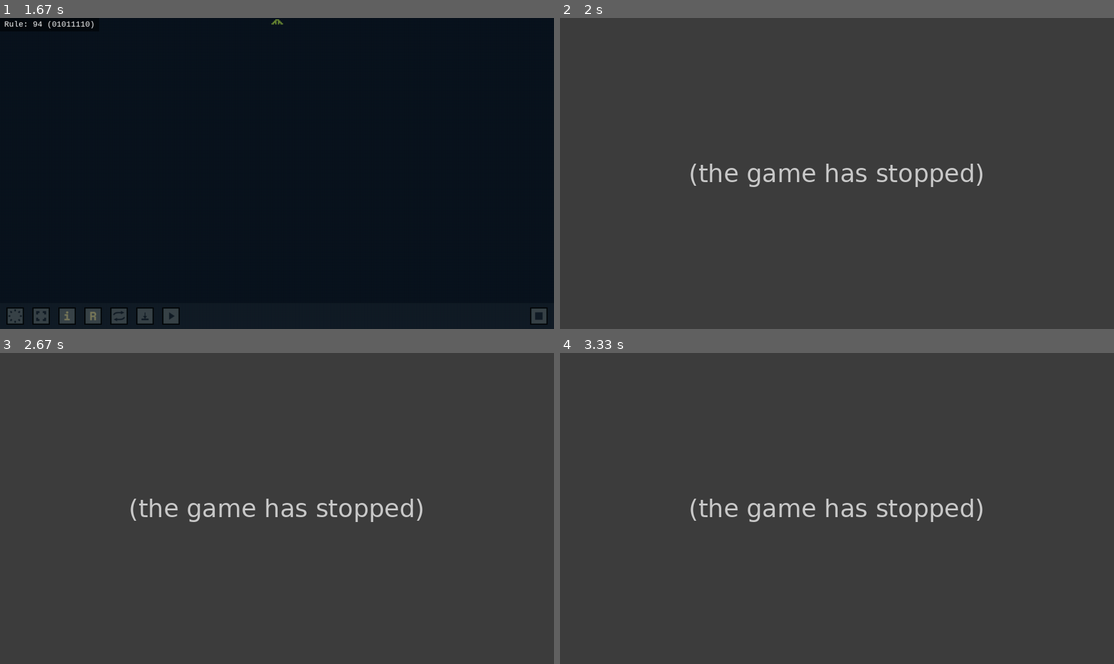
Above: before the commit, frames 1-4 (two rows, left to right).
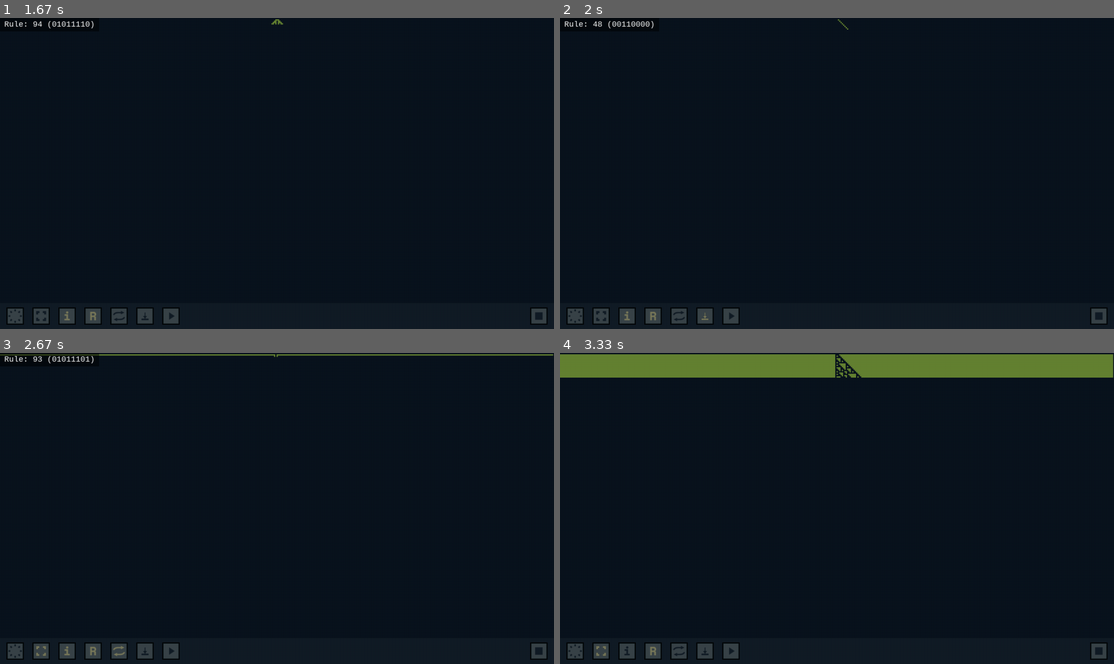
Above: after the commit, the same moments.

Repository: Dyretna/ca_simulator
Game: pygame game, started from run.py
The game is run twice, just before and just after one commit, with the same random seed, the same clock (stepped at 60 frames per second) and the same inputs.
Inputs (mouse positions are in pixels of both pictures, inside the frame that each line leads up to):
- Up to frame 1 (1.67 s): hold Space 0.33-0.87 s; hold A 0.33-0.87 s; move the mouse to (254, 185) at 0.37 s; press the mouse at (105, 126) at 0.93 s; move the mouse to (105, 185) at 1.03 s; release the mouse at (105, 245) at 1.17 s; hold A from 1.23 s (still down); move the mouse to (360, 64) at 1.27 s; tap Space at 1.3, 1.6 s; tap I at 1.38 s
- Up to frame 2 (2 s): release A at 1.77 s; hold S from 1.8 s (still down); move the mouse to (692, 58) at 1.83 s; tap Space at 1.87 s
- Up to frame 3 (2.67 s): release S at 2.1 s; hold A 2.13-2.53 s; move the mouse to (315, 436) at 2.17 s; tap Space at 2.2, 2.5, 2.63 s; tap F at 2.28 s; hold S from 2.57 s (still down); move the mouse to (459, 408) at 2.6 s
- Up to frame 4 (3.33 s): tap I at 2.72 s; release S at 2.93 s; hold A from 2.97 s (still down); move the mouse to (787, 617) at 3 s; tap Space at 3.03 s

Frame 1 is identical in both runs. In frame 2, 99% of the frame differs, in the area x 0-100%, y 0-100%; in frame 3, 99%; in frame 4, 99%.
Error before the commit: AttributeError: 'Controller' object has no attribute 'save_flag' (controller.py line 120); the game stopped at 1.8 s (later frames are placeholders)

Commit message:
Refactor: decouple UI bar + move runner actions into controller
- UI bar now receives (config, controller) instead of runner
- moved play/stop and settings open/close actions from runner -> controller
- updated controller API so UI bar can call these actions cleanly

Diff:
--- a/src/pygame_automata/pygame_runner.py
+++ b/src/pygame_automata/pygame_runner.py
@@ -57,9 +57,6 @@
         self.clock = pygame.time.Clock()
         self.running = False
 
-        # flags - not in config
-        self.save_flag = False
-
         # core engine
         self.ruleset_code: int = 30
 
@@ -77,7 +74,7 @@
         self.controller = Controller(self)
 
         # views
-        self.ui_bar = UIBar(self)
+        self.ui_bar = UIBar(self.config, self.controller)
         self.settings_screen = SettingsScreen(self.config, self.controller)
 
     # ------------------------------------------------------------------
@@ -128,26 +125,6 @@
     # ------------------------------------------------------------------
     # Public API
     # ------------------------------------------------------------------
-    def play(self):
-        """Plays next or resets the simulation"""
-        self._reset_simulation()
-
-    def stop(self) -> None:
-        """Stop the main loop."""
-        self.running = False
-
-    # --- settings ---
-    def open_settings(self) -> None:
-        """Show the settings screen as a modal view."""
-        if self.settings_screen.is_active():
-            return
-        self.settings_screen.show()
-
-    def close_settings(self) -> None:
-        """Hide the settings screen and remove it from the UI stack."""
-        if not self.settings_screen.is_active():
-            return
-        self.settings_screen.hide()
 
     def update_settings(self) -> None:
         """
@@ -191,7 +168,7 @@
                     self.controller.handle(event)
                 self._draw_ui_frame()
                 self.clock.tick(60)
-                if self.save_flag:
+                if self.controller.save_flag:
                     self._save()
             return
 
@@ -201,7 +178,7 @@
                 self.controller.handle(event)
             self._draw_ui_frame()
             self.clock.tick(60)
-            if self.save_flag:
+            if self.controller.save_flag:
                 self._save()
 
         self._reset_simulation()
@@ -273,4 +250,4 @@
         path = os.path.join(self.config.paths.output_dir, filename)
         pygame.image.save(self.ca_surface, path)
         print(f"Saved CA image to {path}")
-        self.save_flag = False
+        self.controller.save_flag = False
--- a/src/pygame_automata/ui/controller.py
+++ b/src/pygame_automata/ui/controller.py
@@ -28,6 +28,8 @@
         self.runner = runner
         self.config = runner.config
 
+        self.save_flag = False
+
         self.mouse_pos: tuple[int, int] = (0, 0)
         self.mouse_down: bool = False
 
@@ -54,7 +56,7 @@
             return
 
         if event.type == pygame.QUIT:
-            self.runner.stop()
+            self.stop()
             return
 
         if event.type == pygame.KEYDOWN:
@@ -69,9 +71,9 @@
 
     def _handle_key(self, key: int) -> None:
         if key == pygame.K_ESCAPE:
-            self.runner.stop()
+            self.stop()
         elif key == pygame.K_SPACE:
-            self.runner.play()
+            self.play()
         elif key == pygame.K_a:
             self.toggle_autorun()
         elif key == pygame.K_f:
@@ -135,3 +137,27 @@
     def toggle_random_mode(self) -> None:
         self.config.engine.random_gen = not self.config.engine.random_gen
         self.apply_changes()
+
+    # --- play and stop ---
+    def play(self):
+        """Plays next or resets the simulation"""
+        self.runner._reset_simulation()
+
+    def stop(self) -> None:
+        """Stop the main loop."""
+        self.runner.running = False
+
+    # --- Open / close settings ---
+    def settings_is_active(self):
+        return self.runner.settings_screen.is_active()
+
+    def open_settings(self) -> None:
+        """Show the settings screen as a modal view."""
+        if self.settings_is_active():
+            self.runner.settings_screen.show()
+
+    def close_settings(self) -> None:
+        """Hide the settings screen"""
+        if not self.settings_is_active():
+            return
+        self.runner.settings_screen.hide()
--- a/src/pygame_automata/ui/views/ui_bar.py
+++ b/src/pygame_automata/ui/views/ui_bar.py
@@ -1,26 +1,24 @@
 # src/pygame_automata/ui/pygame_ui/views/ui_bar.py
 
-from typing import TYPE_CHECKING
 
 import pygame
 
 from pygame_automata.ui.button import ButtonBase, IconButton
 from pygame_automata.ui.theme import UI_BAR_ALPHA, UI_BAR_BG
 
-if TYPE_CHECKING:
-    from pygame_automata.pygame_runner import PygameRunner
+from ...config import Config
+from ..controller import Controller
 
 
 class UIBar:
-    def __init__(self, runner: "PygameRunner"):
-        self.runner = runner
-        self.controller = self.runner.controller
+    def __init__(self, config: "Config", controller: "Controller"):
+        self.config = config
+        self.controller = controller
 
         # UI bar surface
+        self.width = config.display.width
         self.height = 60
-        self.surface = pygame.Surface(
-            (runner.config.display.width, self.height), pygame.SRCALPHA
-        )
+        self.surface = pygame.Surface((self.width, self.height), pygame.SRCALPHA)
 
         # style
         self.bg_color = UI_BAR_BG
@@ -87,14 +85,14 @@
 
         def add(icon: str, start: int, func, active=None):
             pos = (start, 10, 50, 40)
-            icon_path = self.runner.config.paths.assets_dir / icon
+            icon_path = self.config.paths.assets_dir / icon
             self.buttons.append(IconButton(*pos, icon_path, func, active))
 
         add(
             "icon_settings.png",
             start,
-            self.runner.open_settings,
-            active=lambda: self.runner.settings_screen.is_active(),
+            self.controller.open_settings,
+            active=lambda: self.controller.settings_is_active(),
         )
 
         start += 60
@@ -102,7 +100,7 @@
             "icon_fullscreen.png",
             start,
             self.controller.toggle_fullscreen,
-            active=lambda: self.runner.config.display.fullscreen,
+            active=lambda: self.config.display.fullscreen,
         )
 
         start += 60
@@ -110,7 +108,7 @@
             "icon_i.png",
             start,
             self.controller.toggle_info,
-            active=lambda: self.runner.config.general.show_info,
+            active=lambda: self.config.general.show_info,
         )
 
         start += 60
@@ -118,7 +116,7 @@
             "icon_R.png",
             start,
             self.controller.toggle_random_mode,
-            active=lambda: self.runner.config.engine.random_gen,
+            active=lambda: self.config.engine.random_gen,
         )
 
         start += 60
@@ -126,7 +124,7 @@
             "icon_autorun.png",
             start,
             self.controller.toggle_autorun,
-            active=lambda: self.runner.config.general.auto_run,
+            active=lambda: self.config.general.auto_run,
         )
 
         start += 60
@@ -134,10 +132,11 @@
             "icon_save.png",
             start,
             self.controller.toggle_save,
-            active=lambda: self.runner.save_flag,
+            active=lambda: self.controller.save_flag,
         )
 
         start += 60
-        add("icon_play.png", start, self.runner.play)
+        add("icon_play.png", start, self.controller.play)
 
-        add("icon_stop.png", self.runner.config.display.width - 60, self.runner.stop)
+        # stop at the right end
+        add("icon_stop.png", self.config.display.width - 60, self.controller.stop)
